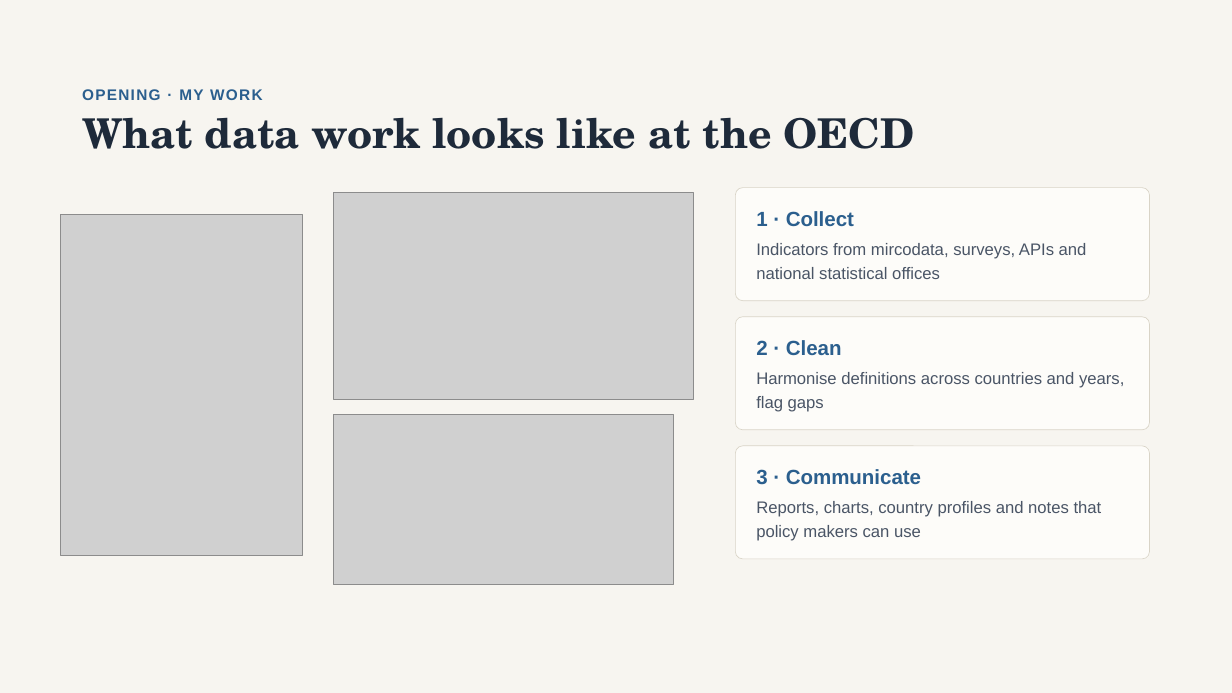
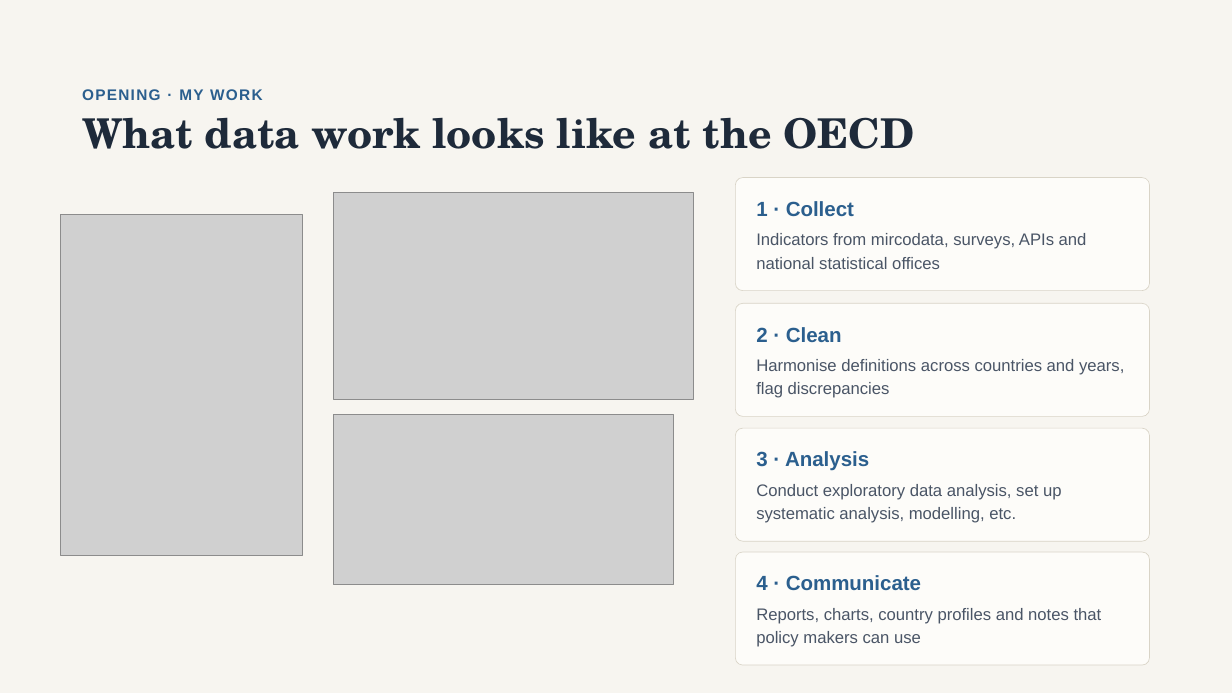
Before and after one commit to kate-chalmers/r-for-international-data, a slide deck: slide 3 of R for Development Data.pptx. Drawn at 1232x693 pixels with LibreOffice and Linux fonts; fonts in the diff are those of the drawing; grey boxes stand for pictures. Boxes give left, top, right and bottom in pixels: in the first picture for what was removed or moved away, otherwise in the second. Text is boxed around its words. In the diff, an @@ line names an element or a change of style, - is before the commit and + after.

```diff
--- a/R for Development Data.pptx
+++ b/R for Development Data.pptx
@@ 2 texts, 1 rounded rectangle moved together from (x1=736, y1=188, x2=1150, y2=300) to (x1=736, y1=177, x2=1150, y2=290) @@
@@ rounded rectangle moved from (x1=736, y1=317, x2=1150, y2=430) to (x1=736, y1=303, x2=1150, y2=416) @@
@@ text "2 · Clean" moved from (x1=756, y1=340, x2=842, y2=355) to (x1=756, y1=327, x2=842, y2=342) @@
@@ text at (x1=756, y1=359, x2=1124, y2=398): text changed @@
-Harmonise definitions across countries and years, flag gaps
+Harmonise definitions across countries and years, flag discrepancies
@@ rounded rectangle added at (x1=736, y1=428, x2=1150, y2=541), fill #FDFCF9, outline #D9D4C7 0.5 pt @@
@@ text added at (x1=756, y1=451, x2=869, y2=471), 16 pt, text #2B5F8E, bold @@
+3 · Analysis
@@ text added at (x1=756, y1=484, x2=1062, y2=523), 13 pt, text #4A5566 @@
+Conduct exploratory data analysis, set up systematic analysis, modelling, etc.
@@ rounded rectangle moved from (x1=736, y1=446, x2=1150, y2=559) to (x1=736, y1=552, x2=1150, y2=665) @@
@@ text at (x1=756, y1=575, x2=921, y2=590): text changed @@
-3 · Communicate
+4 · Communicate
@@ text "Reports, charts, country profiles and ..." moved from (x1=756, y1=501, x2=1102, y2=541) to (x1=756, y1=608, x2=1102, y2=647) @@
```
Also in this commit, not shown: 19 other slides changed, 1 slide removed.
